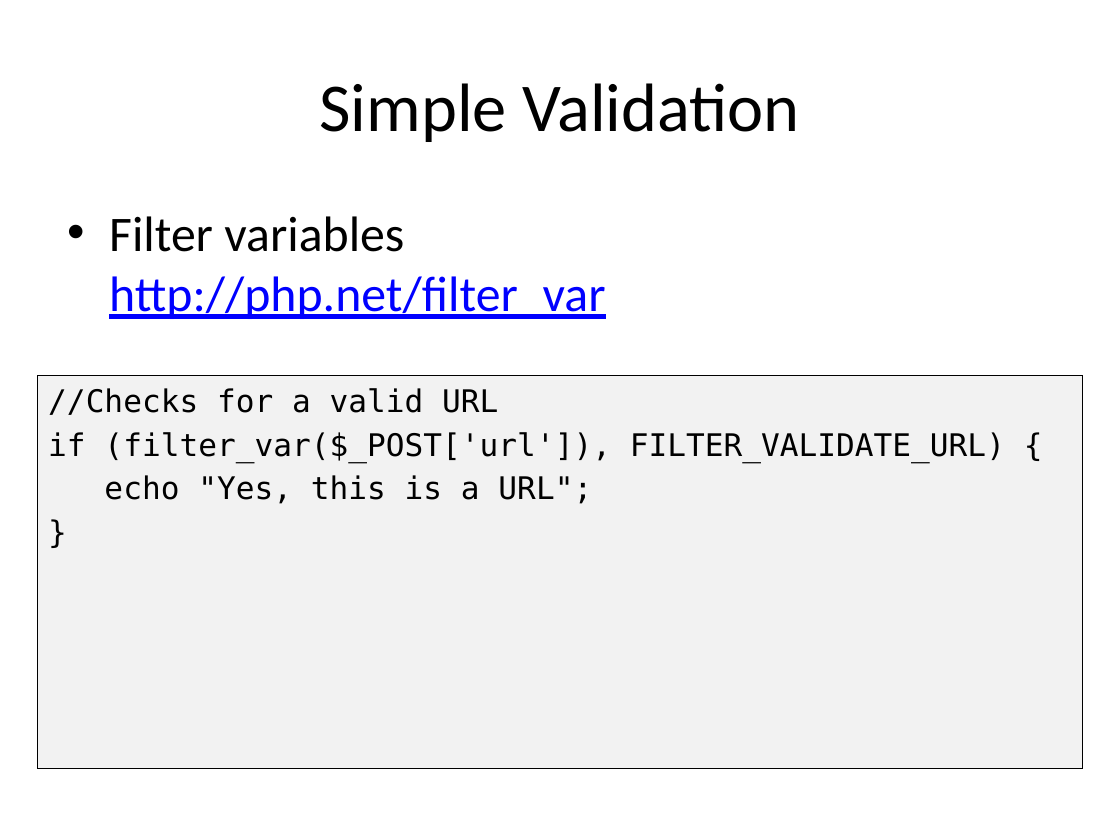
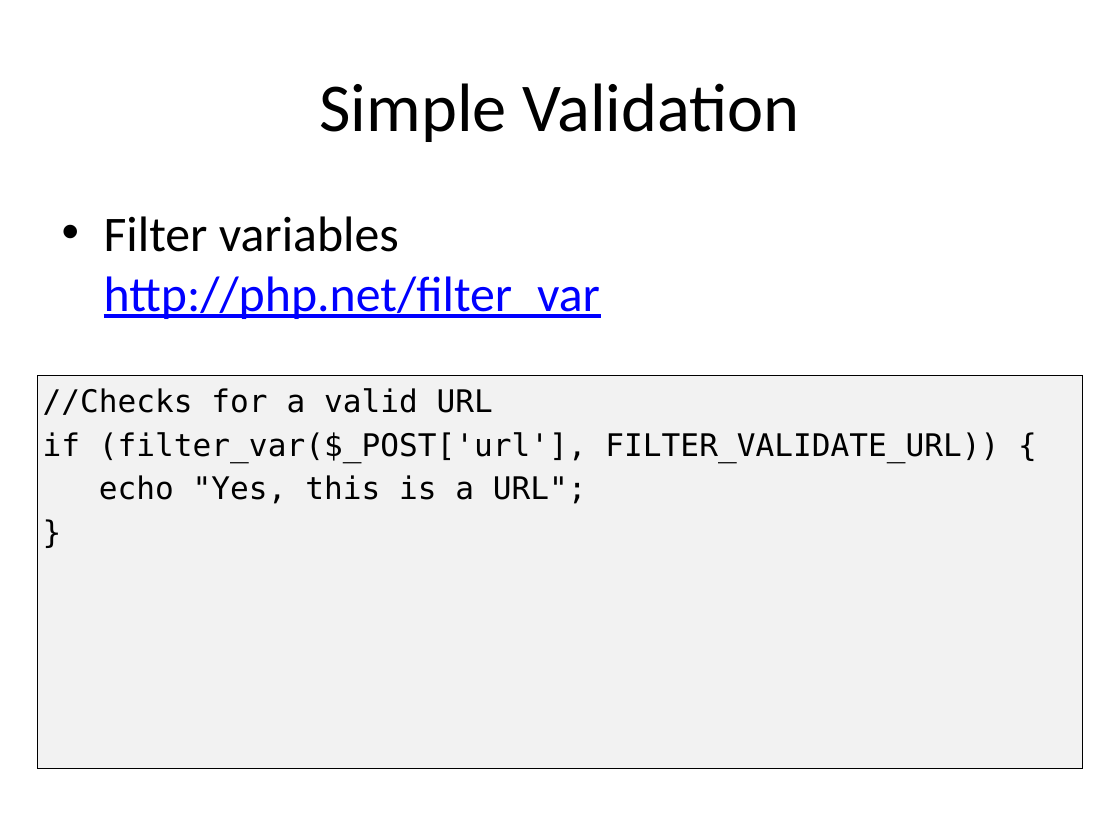
Before and after one commit to PHPEmbark/curriculum, a slide deck: slide 47 of course/2 - The Internet/The Internet.pptx (slide 48 before the commit). Drawn at 1120x840 pixels with LibreOffice and Linux fonts; fonts in the diff are those of the drawing. Boxes give left, top, right and bottom in pixels: in the first picture for what was removed or moved away, otherwise in the second. Text is boxed around its words. In the diff, an @@ line names an element or a change of style, - is before the commit and + after.

```diff
--- a/course/2 - The Internet/The Internet.pptx
+++ b/course/2 - The Internet/The Internet.pptx
@@ text "Filter variables http://php.net/filter_var": place and size @@
-text "Filter variables http://php.net/filter_var" at (109,216,605,319)
+text "Filter variables http://php.net/filter_var" at (104,216,600,319)
@@ text in rectangle at (43,432,999,461): text changed @@
-if (filter_var($_POST['url']), FILTER_VALIDATE_URL) {
+if (filter_var($_POST['url'], FILTER_VALIDATE_URL)) {
```
Also in this commit, not shown: 22 other slides changed, 11 slides added, 15 slides removed.
